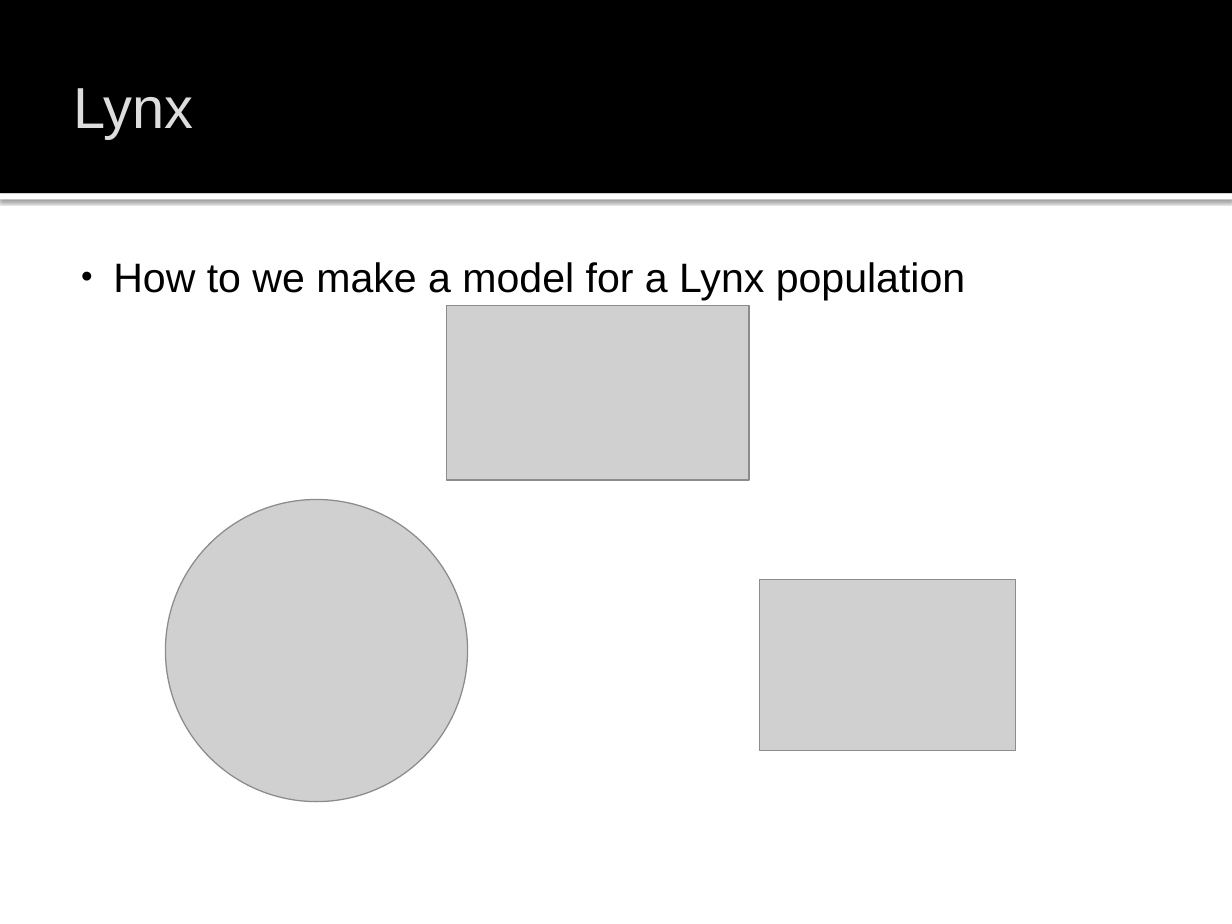
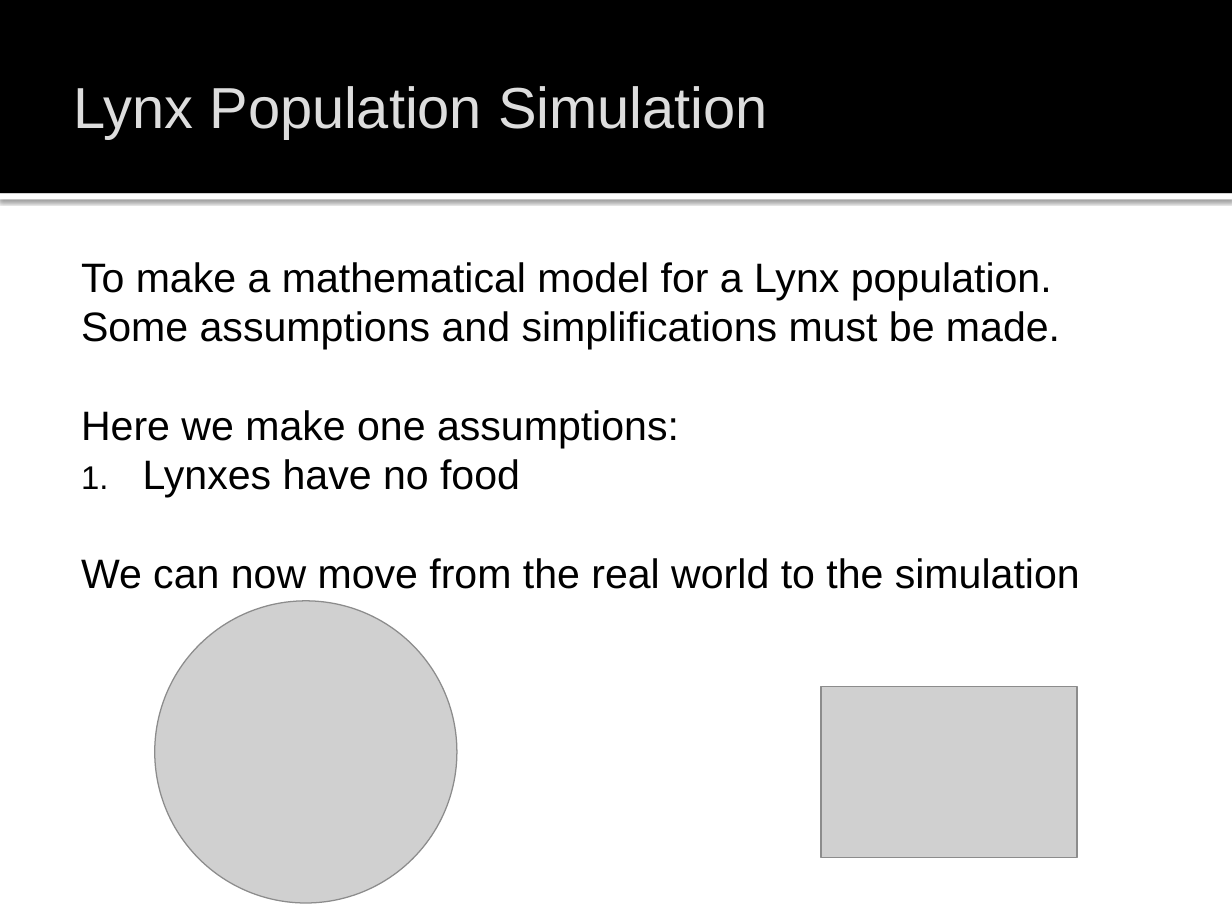
Before and after one commit to john-s-butler-dit/Maths-in-the-Wild, a slide deck: slide 22 of 01_Predator_Prey/Maths_in_the_Wild_Predator_Prey.pptx (slide 18 before the commit). Drawn at 1232x924 pixels with LibreOffice and Linux fonts; fonts in the diff are those of the drawing; grey boxes stand for pictures; background and template pictures are left out. Boxes give left, top, right and bottom in pixels: in the first picture for what was removed or moved away, otherwise in the second. Text is boxed around its words. In the diff, an @@ line names an element or a change of style, - is before the commit and + after.

```diff
--- a/01_Predator_Prey/Maths_in_the_Wild_Predator_Prey.pptx
+++ b/01_Predator_Prey/Maths_in_the_Wild_Predator_Prey.pptx
@@ title at (74, 86, 767, 139): text changed @@
-Lynx
+Lynx Population Simulation
@@ text at (81, 262, 1080, 589): text changed @@
-• How to we make a model for a Lynx population
+To make a mathematical model for a Lynx population.
+Some assumptions and simplifications must be made.
+Here we make one assumptions:
+1. Lynxes have no food
+We can now move from the real world to the simulation
@@ picture removed at (447, 306, 749, 480) @@
@@ picture: place and size @@
-picture at (165, 499, 467, 801)
+picture at (155, 601, 457, 903)
@@ picture: place and size @@
-picture at (759, 579, 1015, 750)
+picture at (821, 687, 1077, 859)
```
Also in this commit, not shown: 24 other slides changed, 21 slides added, 3 slides removed, 15 other files.
